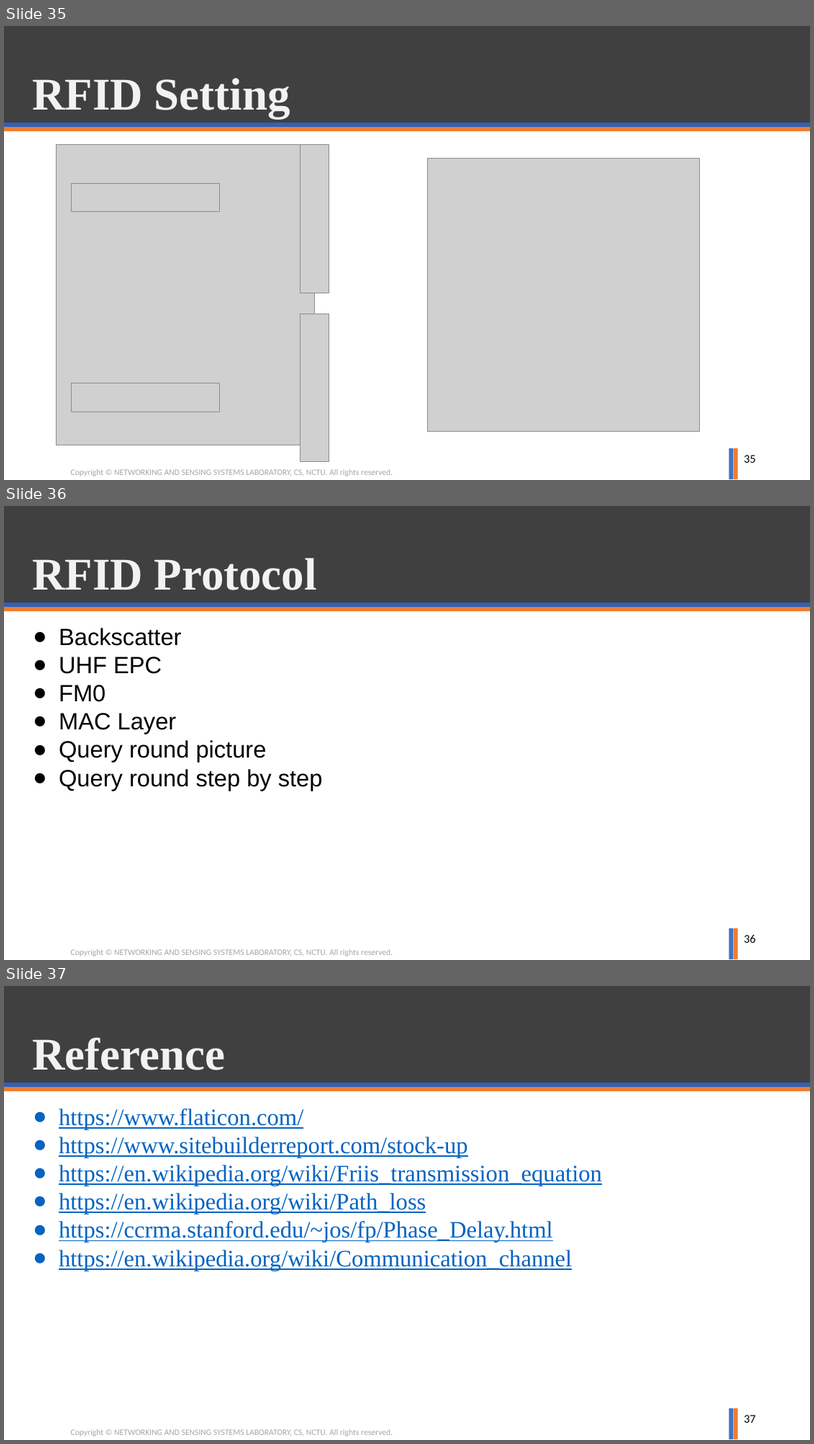
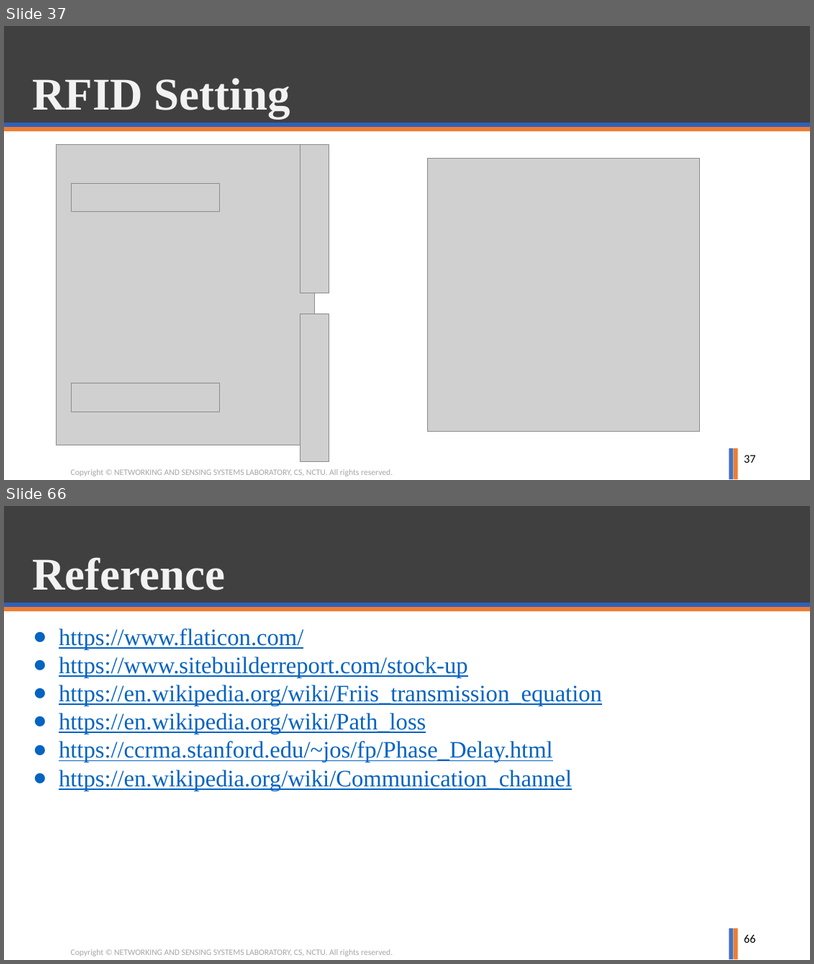
Before and after one commit to ghostkingwilly/Signal_Training_Freshman, a slide deck: Freshman_Training.pptx. Shown one above the other, each under a label of ours: slides 35, 36 and 37 before the commit, slides 37 and 66 after it; the slides between them are not shown. The pictures are 814x1444 and 814x964 pixels, drawn with LibreOffice and Linux fonts; fonts in the diff are those of the drawing; grey boxes stand for pictures; background and template pictures are left out. Boxes give left, top, right and bottom in pixels: in the first picture for what was removed or moved away, otherwise in the second. Text is boxed around its words. In the diff, an @@ line names an element or a change of style, - is before the commit and + after.

```diff
--- a/Freshman_Training.pptx
+++ b/Freshman_Training.pptx
@@ slide 36 removed at <box>4,506,810,960</box>, background #FFFFFF; not listed: 6 template elements that a slide beside it also shows @@
@@ title removed at <box>32,558,317,590</box> @@
-RFID Protocol
@@ text removed at <box>59,628,323,790</box> @@
-● Backscatter
-● UHF EPC
-● FM0
-● MAC Layer
-● Query round picture
-● Query round step by step
@@ page number removed at <box>744,934,756,942</box> @@
-36
@@ what was slide 35 is now slide 37 @@
@@ page number at <box>744,454,756,462</box>: text changed @@
-35
+37
@@ what was slide 37 is now slide 66 @@
@@ page number at <box>744,934,756,942</box>: text changed @@
-37
+66
```
Also in this commit, not shown: 30 slides added.
